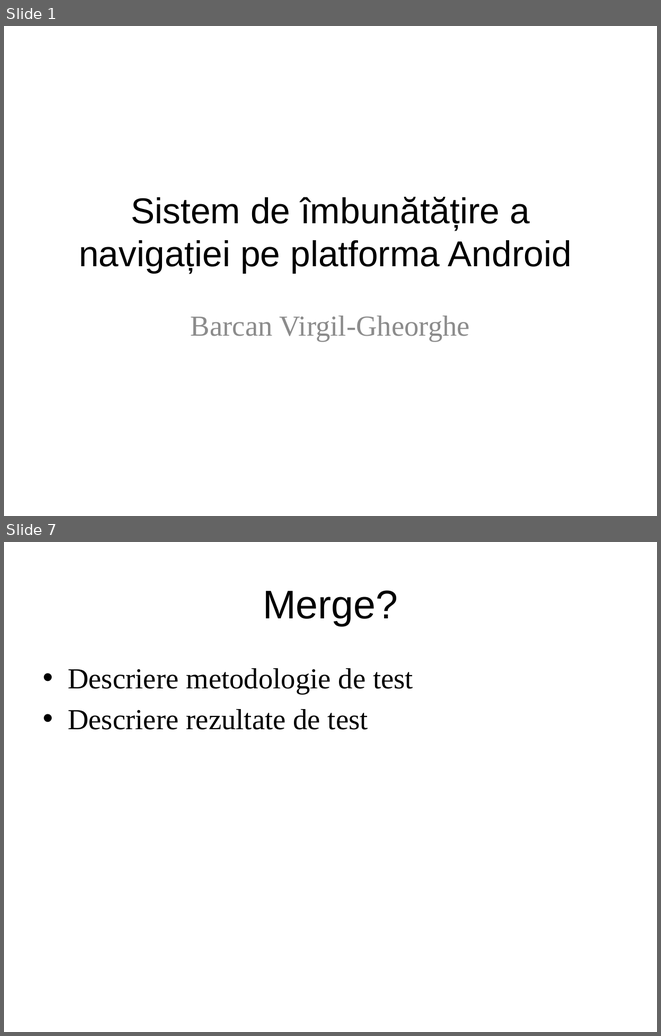
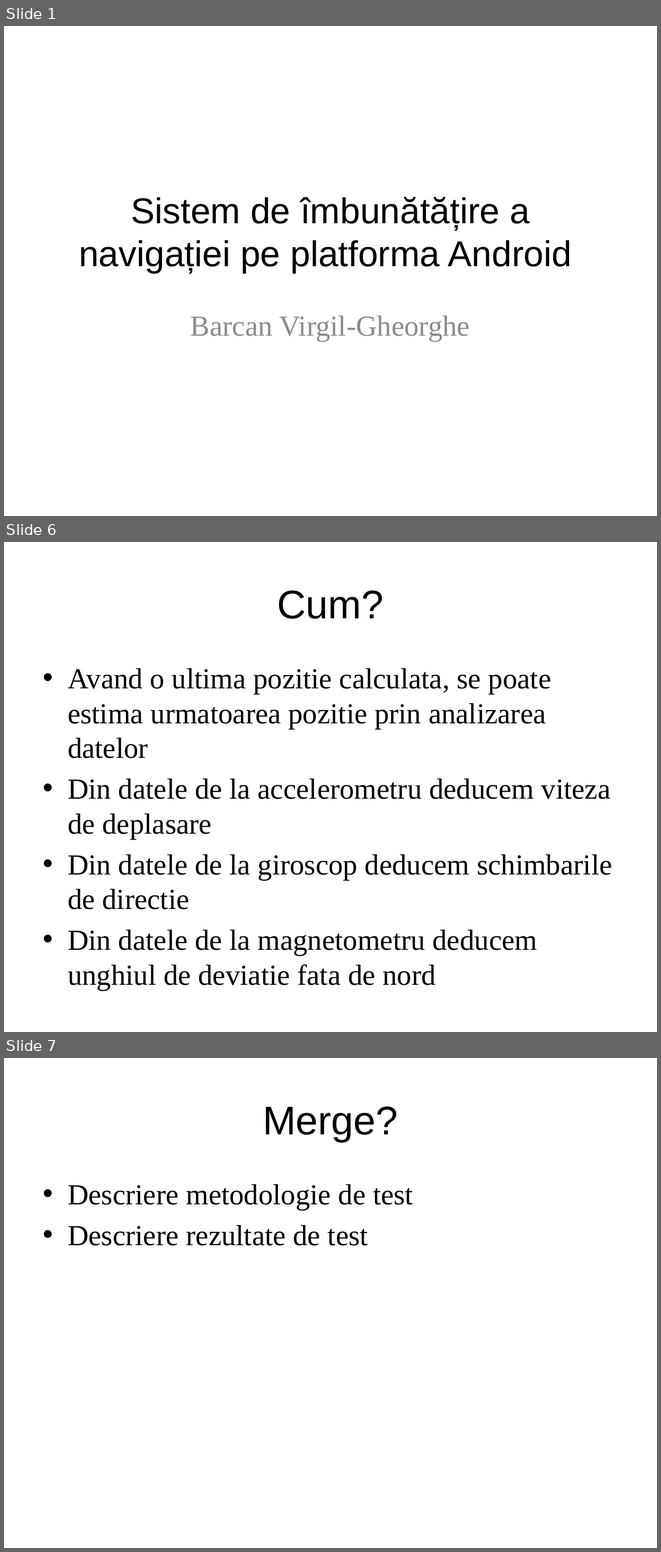
Before and after one commit to VirgilBarcan/InsideNAV, a slide deck: docs/prezentare.pptx. Shown one above the other, each under a label of ours: slides 1 and 7 before the commit, slides 1, 6 and 7 after it; the slides between them are not shown. The pictures are 661x1036 and 661x1552 pixels, drawn with LibreOffice and Linux fonts; fonts in the diff are those of the drawing. Boxes give left, top, right and bottom in pixels: in the first picture for what was removed or moved away, otherwise in the second. Text is boxed around its words. In the diff, an @@ line names an element or a change of style, - is before the commit and + after.

Commit message:
Add to presentation

```diff
--- a/docs/prezentare.pptx
+++ b/docs/prezentare.pptx
@@ slide 6 added at bbox=[4, 542, 657, 1032], background #FFFFFF @@
@@ title added at bbox=[277, 590, 383, 619], 44 pt, text #000000 @@
+Cum?
@@ text added at bbox=[68, 668, 612, 990], 32 pt, text #000000 @@
+• Avand o ultima pozitie calculata, se poate estima urmatoarea pozitie prin analizarea datelor
+• Din datele de la accelerometru deducem viteza de deplasare
+• Din datele de la giroscop deducem schimbarile de directie
+• Din datele de la magnetometru deducem unghiul de deviatie fata de nord
```
Also in this commit, not shown: 3 slides changed, 1 other slide added, 2 slides removed.
